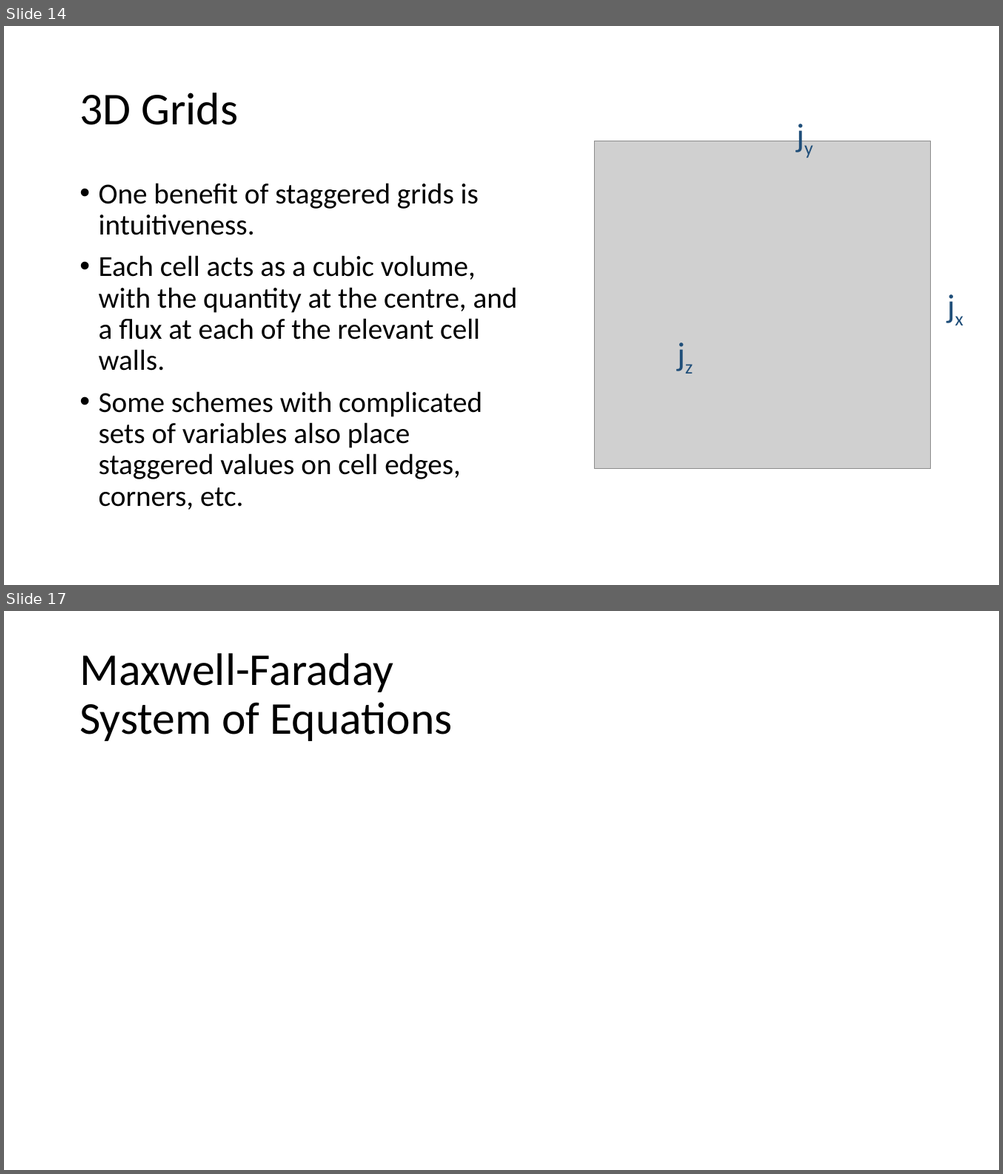
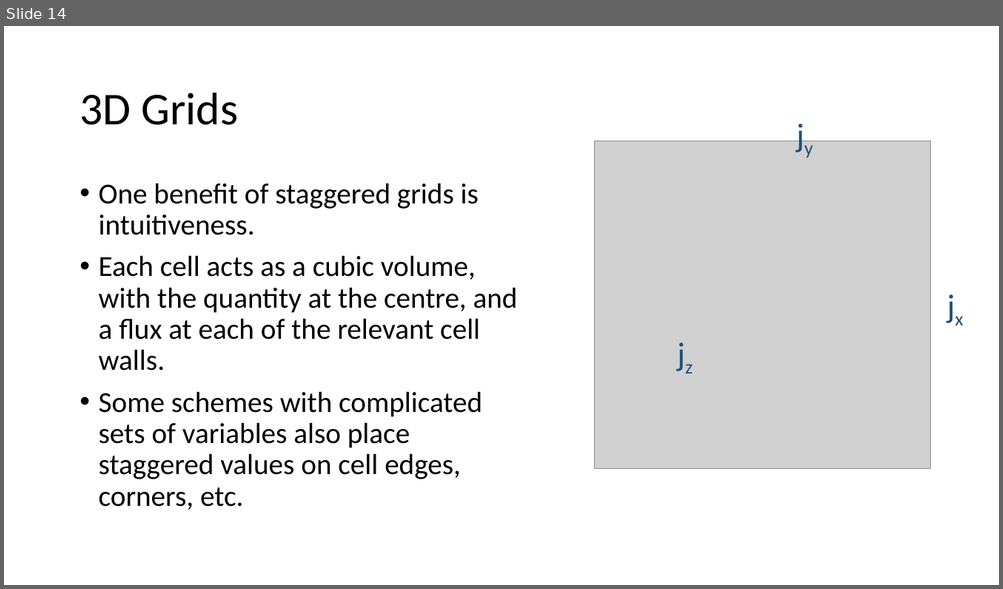
Before and after one commit to Tsintsuntsini/PHYS_581, a slide deck: Presentation3/Staggered Grids.pptx. Shown one above the other, each under a label of ours: slides 14 and 17 before the commit, slide 14 after it; the slides between them are not shown. The pictures are 1003x1174 and 1003x589 pixels, drawn with LibreOffice and Linux fonts; fonts in the diff are those of the drawing; grey boxes stand for pictures. Boxes give left, top, right and bottom in pixels: in the first picture for what was removed or moved away, otherwise in the second. Text is boxed around its words. In the diff, an @@ line names an element or a change of style, - is before the commit and + after.

```diff
--- a/Presentation3/Staggered Grids.pptx
+++ b/Presentation3/Staggered Grids.pptx
@@ slide 17 removed at [4, 611, 999, 1170], background #FFFFFF @@
@@ title removed at [79, 653, 452, 741] @@
-Maxwell-Faraday
-System of Equations
```
Also in this commit, not shown: 4 slides changed, 2 slides added, 3 other slides removed, 2 other files.
